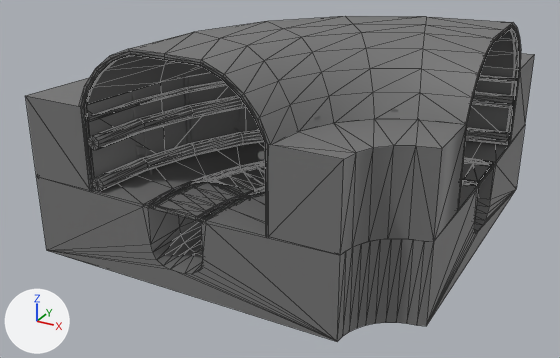
The FBX model Assets/Level_Art/Meshes/Modules/Draft/SMD_Sewer_Tunnel_E.fbx as it was, and as the next commit left it.
One viewpoint serves both versions: a 50 mm lens placed at (10.36, -18.09, 11.04), pointed at (-2.79, 5.82, -0.92). The lights are fixed; the arrows at lower left show +X, +Y and +Z. Mesh edges are drawn as thin lines on the coarser meshes. Where no turn or scale is listed for an object, it has been applied to the vertices.

Objects in the first picture: 'SMD_Sewer_Base_A_08', 'SMD_Sewer_Ceiling_A', 'SMD_Sewer_Floor_A_12', 'SMD_Sewer_Floor_A_13', 'SMD_Sewer_Floor_A_16', 'SMD_Sewer_Halo_08', 'SMD_Sewer_Halo_09', 'SMD_Sewer_Pipe_Big_C_32', 'SMD_Sewer_Pipe_Big_C_33', 'SMD_Sewer_Pipe_Small_C_16', 'SMD_Sewer_Wall_A_01', 'SMD_Sewer_Wall_A_04'.
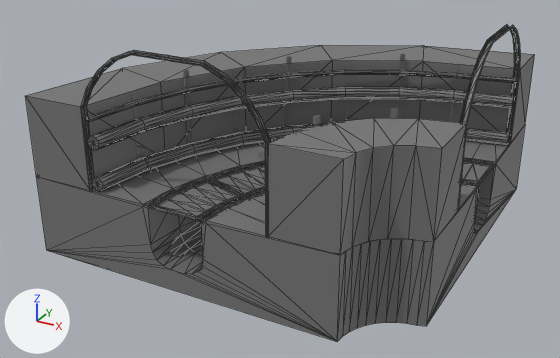
The change, as JSON lines over the scene's bpy script:
```json
{"op": "add", "block": "ob_smd_sewer_ceiling_a", "code": "ob_smd_sewer_ceiling_a.hide_viewport = True"}
```

What differs and where, as boxes [x1, y1, x2, y2] in the pictures (560 x 358 px):
```json
{"object": "SMD_Sewer_Ceiling_A", "change": "hidden", "before": [79, 16, 521, 145]}
```
